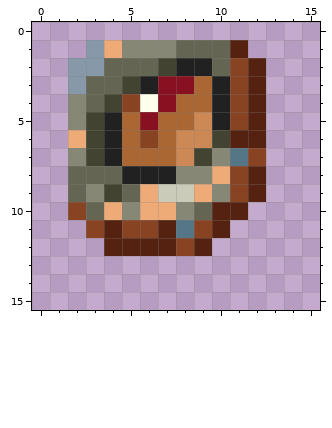
One commit to this pixel-art sprite: assets/earth_core.png. Above is the file before it was changed.
The file is 16x16 pixels. Colours within 5 levels of each other are drawn and written as one. The old version is drawn lined up with the new one.
The result:
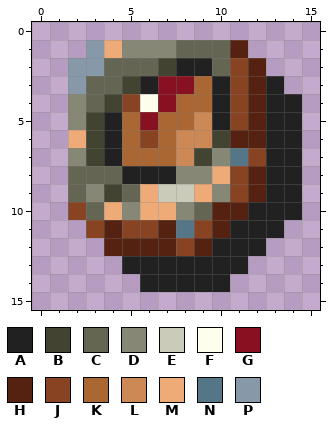
Palette (. is transparent): A #212121  B #434332  C #656554  D #878776  E #cbcbba  F #fefeed  G #871021  H #552211  J #884422  K #aa6633  L #cc8855  M #eeaa77  N #547687  P #8798a9
From the commit log: Added shadow to core items
The edit:
whole drawing moved by -1,-1 (the old picture is shown already moved)
@@ x 0..15 @@
  2 ..PPCCCBAACJH...
- 3 ..PCCBAGGKAJH...
- 4 ..DCBJFGKKAJH...
- 5 ..DBAKGKKLAJH...
- 6 ..MBAKJKLLBHH...
- 7 ..DBAKKKLBDNJ...
- 8 ..CCCAAADDMJH...
- 9 ..CDBCMEEMDJH...
-10 ..JCMDMMDCHH....
-11 ...JHJJHNJH.....
-12 ....HHHHJH......
-13 ................
-14 ................
+ 3 ..PCCBAGGKAJHA..
+ 4 ..DCBJFGKKAJHAA.
+ 5 ..DBAKGKKLAJHAA.
+ 6 ..MBAKJKLLBHHAA.
+ 7 ..DBAKKKLBDNJAA.
+ 8 ..CCCAAADDMJHAA.
+ 9 ..CDBCMEEMDJHAA.
+10 ..JCMDMMDCHHAAA.
+11 ...JHJJHNJHAAA..
+12 ....HHHHJHAAA...
+13 .....AAAAAAA....
+14 ......AAAAA.....
 15 ................
Changed places in both pictures, as pixel boxes (x1, y1, x2, y2):
added: (122, 76, 302, 292)
